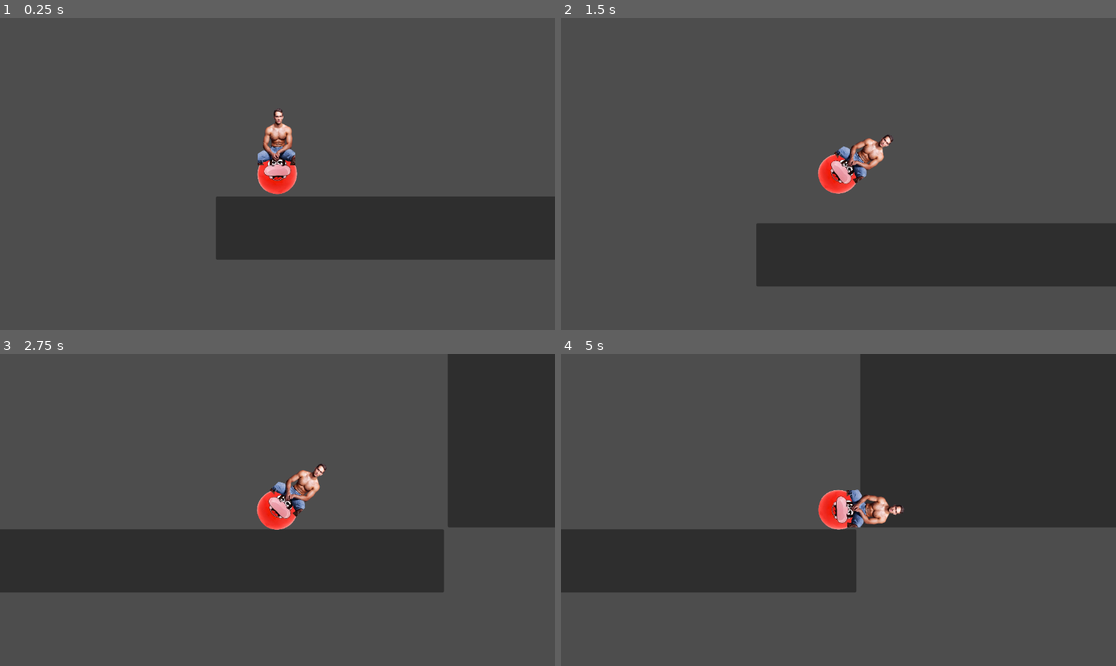
Above: before the commit, frames 1-4 (two rows, left to right).
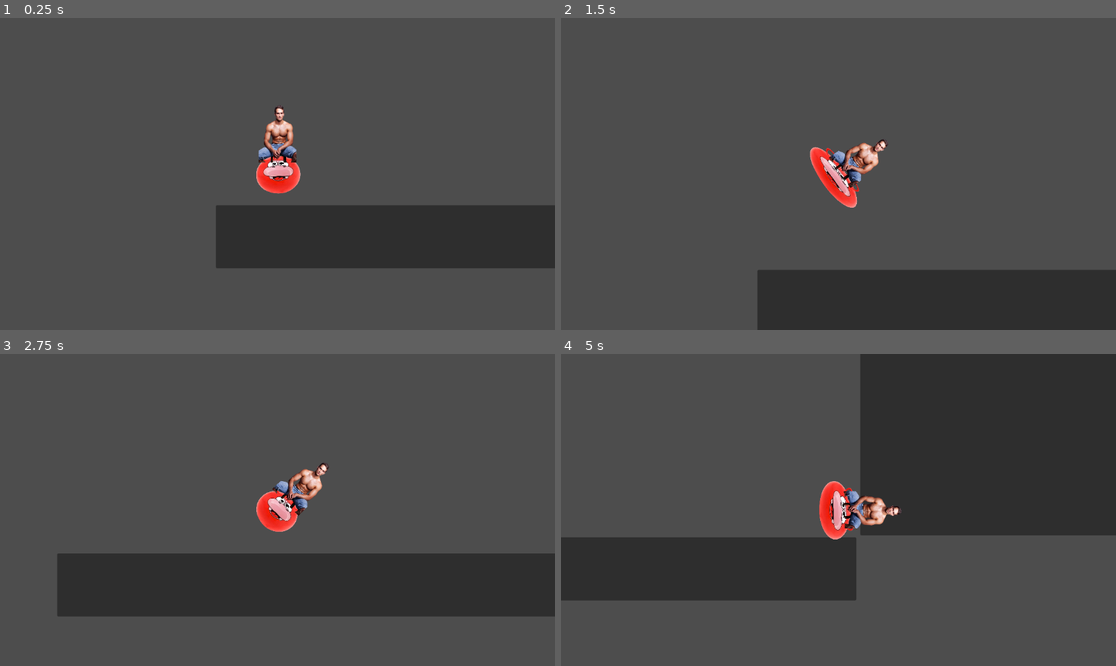
Above: after the commit, the same moments.

Repository: VGDCatumn/VGDC_FALL_26
Game: Godot game, scene res://Levels/testing.tscn
Two runs of this game, one before a commit and one after it. Both use one fixed random seed, a clock stepped at 60 frames per second and the inputs below. Before the commit the project has no main scene; this scene is started directly in both runs.
Inputs:
- Up to frame 1 (0.25 s): no input
- Up to frame 2 (1.5 s): hold Shift 0.53-1.28 s; hold Right (ui_right) from 0.53 s (still down); tap Shift at 1.35 s
- Up to frame 3 (2.75 s): release Right (ui_right) at 2.03 s; hold Left (ui_left) from 2.03 s (still down); hold Shift from 2.03 s (still down)
- Up to frame 4 (5 s): release Left (ui_left) at 2.78 s; release Shift at 2.78 s; hold Right (ui_right) 2.78-4.28 s; tap Shift at 2.85, 4.35 s; hold Shift 3.53-4.28 s; hold Left (ui_left) from 4.28 s (still down)

The runs differ from the first frame. In frame 1, 4.2% of the frame differs, in the area x 38-100%, y 28-81%; in frame 2, 20%; in frame 3, 28%, in the area x 0-100%, y 0-84%; in frame 4, 4.9%.

Commit message:
Added Bounce animation and charge bounce

Diff:
--- a/Godot/Levels/testing.tscn
+++ b/Godot/Levels/testing.tscn
@@ -12,6 +12,93 @@
 
 [sub_resource type="CircleShape2D" id="CircleShape2D_a7g5p"]
 radius = 40.112343
+
+[sub_resource type="Animation" id="Animation_6fp6m"]
+length = 0.001
+loop_mode = 1
+tracks/0/type = "value"
+tracks/0/imported = false
+tracks/0/enabled = true
+tracks/0/path = NodePath("71WpxMekUL_AcUf8941000Ql80RemovebgPreview:scale")
+tracks/0/interp = 1
+tracks/0/loop_wrap = true
+tracks/0/keys = {
+"times": PackedFloat32Array(0),
+"transitions": PackedFloat32Array(1),
+"update": 0,
+"values": [Vector2(0.1769723, 0.17636023)]
+}
+tracks/1/type = "value"
+tracks/1/imported = false
+tracks/1/enabled = true
+tracks/1/path = NodePath("71WpxMekUL_AcUf8941000Ql80RemovebgPreview:position")
+tracks/1/interp = 1
+tracks/1/loop_wrap = true
+tracks/1/keys = {
+"times": PackedFloat32Array(0),
+"transitions": PackedFloat32Array(1),
+"update": 0,
+"values": [Vector2(0, -1)]
+}
+tracks/2/type = "value"
+tracks/2/imported = false
+tracks/2/enabled = true
+tracks/2/path = NodePath("10019598MuscularManSittingOnAChairRemovebgPreview:position")
+tracks/2/interp = 1
+tracks/2/loop_wrap = true
+tracks/2/keys = {
+"times": PackedFloat32Array(0),
+"transitions": PackedFloat32Array(1),
+"update": 0,
+"values": [Vector2(-1.999999, -77.875)]
+}
+
+[sub_resource type="Animation" id="Animation_enxv6"]
+resource_name = "bounce_animation"
+length = 0.8
+loop_mode = 1
+tracks/0/type = "value"
+tracks/0/imported = false
+tracks/0/enabled = true
+tracks/0/path = NodePath("71WpxMekUL_AcUf8941000Ql80RemovebgPreview:scale")
+tracks/0/interp = 1
+tracks/0/loop_wrap = true
+tracks/0/keys = {
+"times": PackedFloat32Array(0, 0.13333334, 0.26666668, 0.6666667),
+"transitions": PackedFloat32Array(-2, 1, -2, -2),
+"update": 0,
+"values": [Vector2(0.1769723, 0.17636023), Vector2(0.34528247, 0.0966229), Vector2(0.1769723, 0.17636023), Vector2(0.34528247, 0.0966229)]
+}
+tracks/1/type = "value"
+tracks/1/imported = false
+tracks/1/enabled = true
+tracks/1/path = NodePath("71WpxMekUL_AcUf8941000Ql80RemovebgPreview:position")
+tracks/1/interp = 1
+tracks/1/loop_wrap = true
+tracks/1/keys = {
+"times": PackedFloat32Array(0, 0.13144214, 0.26666668, 0.6666667),
+"transitions": PackedFloat32Array(1, 1, 1, 1),
+"update": 0,
+"values": [Vector2(0, -1), Vector2(-1, 14.000002), Vector2(2.0000005, -6), Vector2(0, 13)]
+}
+tracks/2/type = "value"
+tracks/2/imported = false
+tracks/2/enabled = true
+tracks/2/path = NodePath("10019598MuscularManSittingOnAChairRemovebgPreview:position")
+tracks/2/interp = 1
+tracks/2/loop_wrap = true
+tracks/2/keys = {
+"times": PackedFloat32Array(0, 0.13259514, 0.26864928, 0.6675877),
+"transitions": PackedFloat32Array(1, 1, 1, 1),
+"update": 0,
+"values": [Vector2(-1.999999, -77.875), Vector2(0, -56), Vector2(0, -89), Vector2(0, -59)]
+}
+
+[sub_resource type="AnimationLibrary" id="AnimationLibrary_a7g5p"]
+_data = {
+&"RESET": SubResource("Animation_6fp6m"),
+&"bounce_animation": SubResource("Animation_enxv6")
+}
 
 [node name="Testing" type="Node2D" unique_id=488097887]
 
@@ -46,7 +133,7 @@
 shape = SubResource("CircleShape2D_a7g5p")
 
 [node name="71WpxMekUL_AcUf8941000Ql80RemovebgPreview" type="Sprite2D" parent="BallMan" unique_id=1194263613]
-position = Vector2(-0.50000024, -4.9999905)
+position = Vector2(0, -1)
 scale = Vector2(0.1769723, 0.17636023)
 texture = ExtResource("2_k6mlf")
 
@@ -56,3 +143,7 @@
 texture = ExtResource("3_6fp6m")
 
 [node name="Camera2D" type="Camera2D" parent="BallMan" unique_id=32884667]
+
+[node name="AnimationPlayer" type="AnimationPlayer" parent="BallMan" unique_id=1121858593]
+libraries/ = SubResource("AnimationLibrary_a7g5p")
+autoplay = &"bounce_animation"
--- a/Godot/ball_man.gd
+++ b/Godot/ball_man.gd
@@ -5,15 +5,61 @@
 const JUMP_VELOCITY = -400.0
 
 
+var gravity := 1200.0
+var slam_force := 50.0        # Extra downward push when pressing down
+var bounce_multiplier := 0.85   # Energy retained on bounce
+var max_fall_speed := 2500.0
+var max_bounce_speed := 100.0
+var total_velocity := 0
+var bounce_count := 0
+var press_shift := false
+
+
 func _physics_process(delta: float) -> void:
+
 	# Add the gravity.
 	if not is_on_floor():
-		velocity += get_gravity() * delta
+		velocity.y += gravity * delta
+
+		if velocity.y >= 0 and Input.is_action_pressed("ui_down") and bounce_count < 3:
+			velocity.y += slam_force * delta
+			total_velocity = velocity.y
+		velocity.y = min(velocity.y, max_fall_speed)
+
+		print(total_velocity)
+
 	else:
+
+		#Bounce effect
+		if Input.is_action_pressed("ui_down") and bounce_count < 3 and !Input.is_key_pressed(KEY_SHIFT):
+			velocity.y = -min(abs(total_velocity) * bounce_multiplier, max_bounce_speed)
+			bounce_count += 1
+
+		else:
+			#If down is not pressed then bounce is reduced by 0.85 pre bSounce
+			velocity.y = -abs(total_velocity) * 0.6
+			bounce_count = 0
+
+
+		#Resets velocity.y if it gets too low to the ground
+		if !Input.is_key_pressed(KEY_SHIFT):
+			if total_velocity < 400:
+				total_velocity = 400
+			else:
+				total_velocity = min(400, velocity.y)
+
 
 		velocity += Vector2(cos(deg_to_rad(90 - rotation_degrees)) * 200,
 		sin(deg_to_rad(90 - rotation_degrees)) * -400)
 		print(velocity.y)
+
+
+
+
+
+
+
+
 	# Handle jump
 
 	if Input.is_action_pressed("ui_right"):
@@ -21,8 +67,10 @@
 	elif Input.is_action_pressed("ui_left"):
 		rotate(-1 * delta)
 
+
 	# Get the input direction and handle the movement/deceleration.
 	# As good practice, you should replace UI actions with custom gameplay actions.
 
 
+	 # Move character
 	move_and_slide()
--- a/Godot/project.godot
+++ b/Godot/project.godot
@@ -15,5 +15,6 @@
 [application]
 
 config/name="Hopper"
+run/main_scene="uid://db70dai06rnqn"
 config/features=PackedStringArray("4.6", "Forward Plus")
 config/icon="res://icon.svg"
Not shown, added: Godot/Levels/testing.tscn74186371565.tmp
Not shown, added: Godot/Levels/testing.tscn74192340172.tmp
Not shown, added: Godot/Levels/testing.tscn94349288290.tmp
Not shown, added: Godot/Levels/testing.tscn94355896632.tmp
Not shown, added: Godot/Levels/testing.tscn94369380731.tmp
Not shown, added: Godot/Levels/testing.tscn94382200587.tmp
